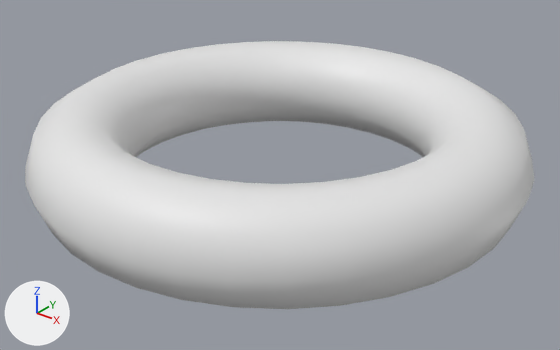
What one commit did to the FBX model Assets/Environment/Prefabs/LuigiObjects/ObjetosComuns/Boia/Boia.fbx.
Both versions are drawn from a camera (50 mm lens) standing at (1.436, -0.866, 0.544) and looking at (0.777, -0.041, 0.033). The axes (+X, +Y, +Z) are drawn at lower left. The lights are the same throughout. Where no turn or scale is listed for an object, it has been applied to the vertices.

The scene before the commit, as lines of its bpy script (objects in view):
```python
mat_boia = principled_material('Boia')
mat_boia.base_color = (0.8, 0.8, 0.8)  # white #e7e7e7
me_boia = bpy.data.meshes.new('Boia')
me_boia.from_pydata(...)  # 324 vertices, 324 faces; spans x -0.369..0.369, y -0.369..0.369, z -0.073..0.073
me_boia.materials.append(mat_boia)  # white #e7e7e7
ob_boia = bpy.data.objects.new('Boia', me_boia)
ob_boia.location = (0.764, -0.027, 0.073)
```
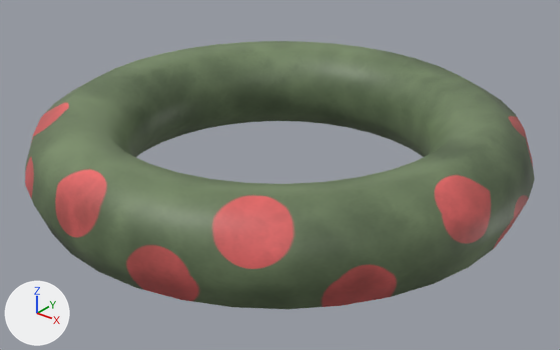
Patch to the scene script:
```diff
--- a/Assets/Environment/Prefabs/LuigiObjects/ObjetosComuns/Boia/Boia.fbx.py
+++ b/Assets/Environment/Prefabs/LuigiObjects/ObjetosComuns/Boia/Boia.fbx.py
@@ img_boia_base_color_png @@
+img_boia_base_color_png = load_image('Boia_Base_Color.png', 'Textures/Boia_Base_Color.png', 2048, 2048, 'sRGB')
@@ mat_boia @@
 mat_boia = principled_material('Boia')
-mat_boia.base_color = (0.8, 0.8, 0.8)  # white #e7e7e7
+mat_boia.texture = img_boia_base_color_png
```

What differs and where, as boxes [x1, y1, x2, y2] in the pictures (560 x 350 px):
'Boia', surface changed (white to green)
    both: [25, 41, 535, 309]
